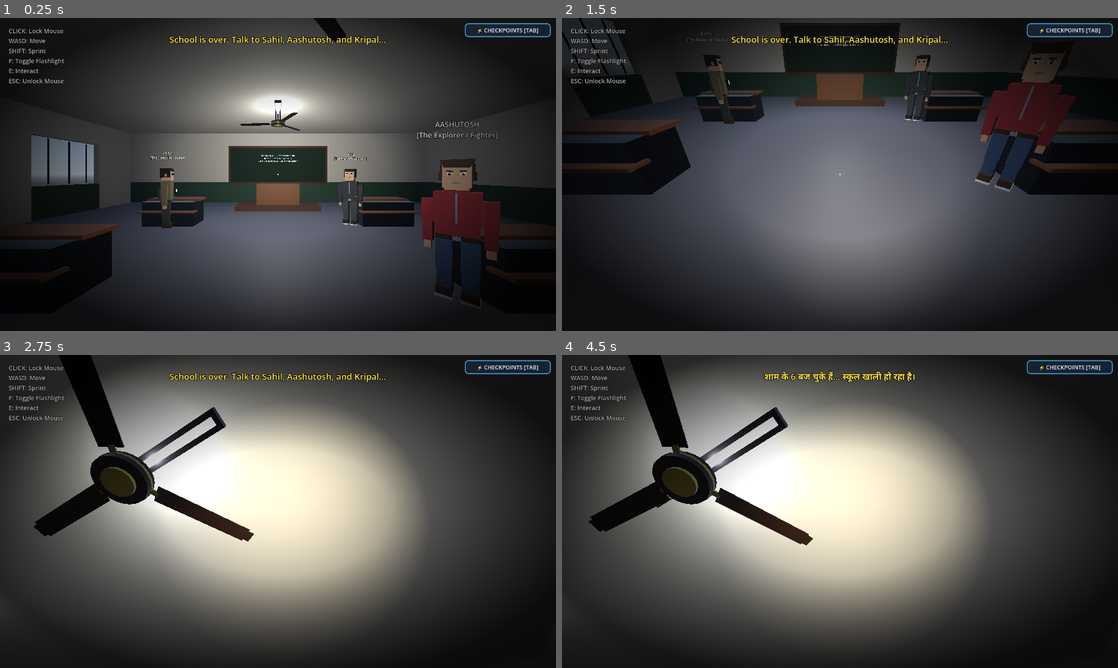
Above: before the commit, frames 1-4 (two rows, left to right).
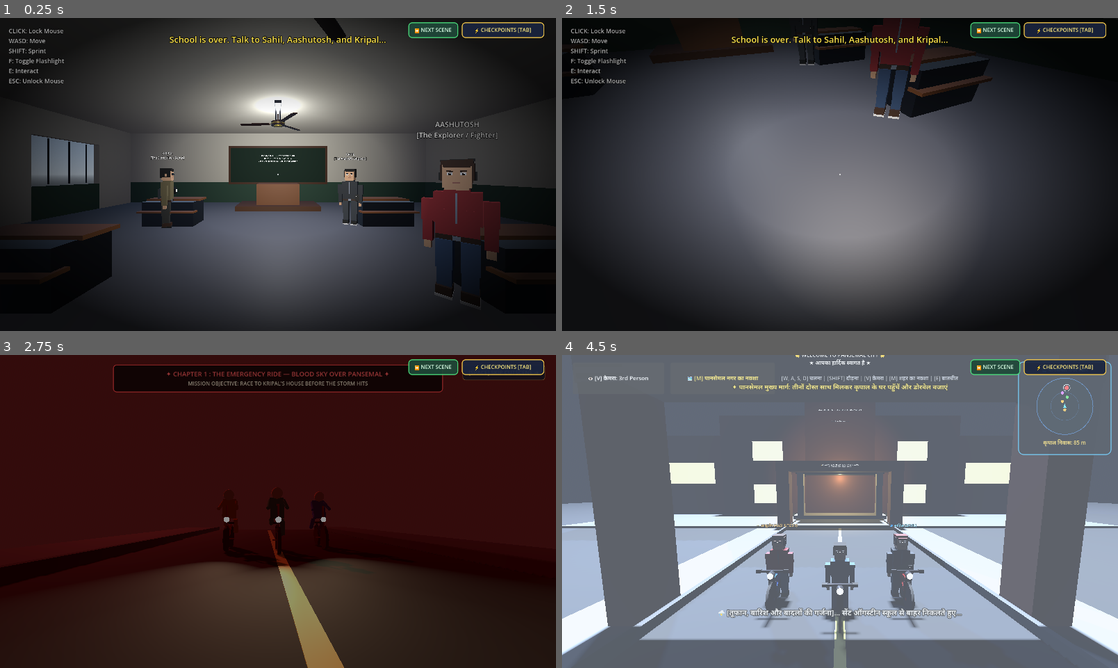
Above: after the commit, the same moments.

Repository: Sahil13092008/HorrorMission
Game: Godot game, scene res://scenes/classroom.tscn
Two runs of this game, one before a commit and one after it. Both use one fixed random seed, a clock stepped at 60 frames per second and the inputs below. Sound files missing from this copy of the repository are replaced by a short silence.
Inputs (mouse positions are in pixels of both pictures, inside the frame that each line leads up to):
- Up to frame 1 (0.25 s): no input
- Up to frame 2 (1.5 s): click "⚡ CHECKPOINTS [TAB]" at 0.5 s; click "✖ CLOSE / RESUME (वापस गेम मे…" (after the commit: "✖ RESUME GAME [ESC]") at 1.25 s
- Up to frame 3 (2.75 s): click (433, 367) at 2 s, where only the run after the commit has a clickable "⏩ NEXT SCENE"
- Up to frame 4 (4.5 s): click "⚡ CHECKPOINTS [TAB]" at 2.75 s; click "✖ CLOSE / RESUME (वापस गेम मे…" (after the commit: "✖ RESUME GAME [ESC]") at 3.5 s; click (995, 367) at 4.25 s, where only the run after the commit has a clickable "⏩ NEXT SCENE"

The runs differ from the first frame. In frame 1, 0.9% of the frame differs, in the area x 73-100%, y 1-7%; in frame 2, 22%; in frame 3, 78%; in frame 4, 94%, in the area x 0-100%, y 0-100%.

Commit message:
Fix phone call scene TSCN string parsing errors that caused fallback to Kripal POV, upgrade Checkpoints UI with always-visible HUD & quick next button

Diff:
--- a/scenes/phone_call_convo.tscn
+++ b/scenes/phone_call_convo.tscn
@@ -426,8 +426,7 @@
 [node name="RoomTag" type="Label3D" parent="Room_Aashutosh"]
 transform = Transform3D(1, 0, 0, 0, 1, 0, 0, 0, 1, 0, 2.6, -1.8)
 billboard = 1
-text = "👓 आशुतोष का कमरा (AASHUTOSH'S ROOM)
-[PANSEMAL — NIGHT 11:45 PM]"
+text = "👓 आशुतोष का कमरा (AASHUTOSH'S ROOM)\n(PANSEMAL — NIGHT 11:45 PM)"
 font_size = 20
 outline_size = 5
 modulate = Color(0.5, 0.8, 1.0, 1)
@@ -854,8 +853,7 @@
 [node name="RoomTag" type="Label3D" parent="Room_Player"]
 transform = Transform3D(1, 0, 0, 0, 1, 0, 0, 0, 1, 0, 2.6, -1.8)
 billboard = 1
-text = "🎒 तेरा कमरा (YOUR ROOM — PROTAGONIST)
-[PANSEMAL — NIGHT 11:45 PM]"
+text = "🎒 तेरा कमरा (YOUR ROOM — PROTAGONIST)\n(PANSEMAL — NIGHT 11:45 PM)"
 font_size = 20
 outline_size = 5
 modulate = Color(0.4, 0.9, 1.0, 1)
@@ -1232,8 +1230,7 @@
 [node name="RoomTag" type="Label3D" parent="Room_Sahil"]
 transform = Transform3D(1, 0, 0, 0, 1, 0, 0, 0, 1, 0, 2.6, -1.8)
 billboard = 1
-text = "🧢 साहिल का कमरा (SAHIL'S ROOM)
-[PANSEMAL — NIGHT 11:45 PM]"
+text = "🧢 साहिल का कमरा (SAHIL'S ROOM)\n(PANSEMAL — NIGHT 11:45 PM)"
 font_size = 20
 outline_size = 5
 modulate = Color(1.0, 0.85, 0.3, 1)
@@ -1717,11 +1714,7 @@
 layout_mode = 2
 theme_override_colors/font_color = Color(0.92, 0.95, 1.0, 1)
 theme_override_font_sizes/font_size = 14
-text = "• Two days have passed. The police searched outer Bhangarh but found zero trace of Kripal.
-• Kripal's mother and father are heartbroken, waiting anxiously at home.
-• The three friends have decided: they cannot leave Kripal behind!
-• Midnight rendezvous set at Sahil's car with high-power EMF meters and thermal gear.
-• Destination: Bhangarh Fort, Rajasthan — The Most Haunted Place in India."
+text = "• Two days have passed. The police searched outer Bhangarh but found zero trace of Kripal.\n• Kripal's mother and father are heartbroken, waiting anxiously at home.\n• The three friends have decided: they cannot leave Kripal behind!\n• Midnight rendezvous set at Sahil's car with high-power EMF meters and thermal gear.\n• Destination: Bhangarh Fort, Rajasthan — The Most Haunted Place in India."
 autowrap_mode = 2
 
 [node name="ProceedBtn" type="Button" parent="PhoneUI/ExpeditionCard/Margin/VBox"]
--- a/scripts/checkpoint_manager.gd
+++ b/scripts/checkpoint_manager.gd
@@ -2,219 +2,366 @@
 
 # ==============================================================
 # CHECKPOINT_MANAGER.GD
-# Global Autoload Singleton for Instant Checkpoints & Scene Skips
-# Allows the player to jump to any part of the story instantly,
-# skip scenes, or recover if ever stuck.
+# Global Autoload Singleton — Ultra User-Friendly Checkpoints & Skip
+# - Keyboard: [TAB], [C], [F1]
+# - Always-visible HUD Bar at Top-Center/Top-Right
+# - One-click "NEXT SCENE ⏩" quick jump
+# - Full Chapter Select with progress indicator & descriptions
 # ==============================================================
 
-var checkpoint_ui: Control
-var menu_panel: PanelContainer
-var toggle_btn: Button
 var is_menu_open: bool = false
 var prev_mouse_mode: Input.MouseMode = Input.MOUSE_MODE_VISIBLE
-
-# List of story checkpoints
-const CHECKPOINTS = [
-	{
+var prev_paused: bool = false
+
+var hud_container: HBoxContainer
+var toggle_btn: Button
+var quick_next_btn: Button
+var modal_overlay: ColorRect
+var modal_panel: PanelContainer
+var cards_vbox: VBoxContainer
+
+const CHAPTERS = [
+	{
+		"num": "1",
+		"icon": "🏫",
 		"id": "classroom",
-		"title": "🏫 1. Classroom (क्लासरूम — कृपाल गायब)",
-		"scene": "res://scenes/classroom.tscn",
-		"desc": "School classroom, realization Kripal is missing, cycle rush."
+		"title": "Classroom (क्लासरूम)",
+		"sub": "कृपाल की बेंच खाली, रहस्यमयी नोट, और दोस्तों की चर्चा",
+		"scene": "res://scenes/classroom.tscn"
 	},
 	{
+		"num": "2",
+		"icon": "🚲",
 		"id": "cycle_ride",
-		"title": "🚲 2. Cycle Ride (साइकिल राइड — सड़क का सफर)",
-		"scene": "res://scenes/cycle_ride.tscn",
-		"desc": "Bicycle ride with friends towards Kripal's house."
+		"title": "Cycle Ride (साइकिल राइड)",
+		"sub": "साइकिल उठाकर तूफानी शाम में कृपाल के घर की तरफ भागना",
+		"scene": "res://scenes/cycle_ride.tscn"
 	},
 	{
-		"id": "kripal_house",
-		"title": "🏠 3. Kripal's House (कृपाल का घर — मम्मी से बातचीत)",
-		"scene": "res://scenes/street_to_kripal.tscn",
-		"desc": "Street outside Kripal's house, talking to Kripal's worried mother."
+		"num": "3",
+		"icon": "🏠",
+		"id": "street_to_kripal",
+		"title": "Kripal's House (कृपाल का घर)",
+		"sub": "कृपाल के घर के बाहर रोती हुई आंटी से बातचीत व पुलिस प्लान",
+		"scene": "res://scenes/street_to_kripal.tscn"
 	},
 	{
+		"num": "4",
+		"icon": "🚔",
 		"id": "police_station",
-		"title": "🚔 4. Police Station (पुलिस स्टेशन — FIR दर्ज)",
-		"scene": "res://scenes/police_station.tscn",
-		"desc": "Pansemal Police Station, Inspector Sharma, official missing report."
+		"title": "Police Station (पानसेमल पुलिस स्टेशन)",
+		"sub": "थानेदार आर.के. शर्मा के सामने बैठना व आधिकारिक FIR दर्ज होना",
+		"scene": "res://scenes/police_station.tscn"
 	},
 	{
-		"id": "phone_call",
-		"title": "📞 5. 2 Days Later (२ दिन बाद — 3-Way Phone Call)",
-		"scene": "res://scenes/phone_call_convo.tscn",
-		"desc": "3 friends in their bedrooms on group phone call, Bhangarh decision."
+		"num": "5",
+		"icon": "📞",
+		"id": "phone_call_convo",
+		"title": "2 Days Later (२ दिन बाद — 3-Way Phone Call)",
+		"sub": "तीनों दोस्त अपने-अपने कमरों से फ़ोन कॉन्फ्रेंस पर — भानगढ़ का फैसला",
+		"scene": "res://scenes/phone_call_convo.tscn"
 	},
 	{
+		"num": "6",
+		"icon": "🏰",
 		"id": "bhangarh_ruins",
-		"title": "🏰 6. Bhangarh Ruins (भानगढ़ खंडहर — Chapter 2)",
-		"scene": "res://scenes/bhangarh_ruins.tscn",
-		"desc": "Expedition starts at Bhangarh Fort ruins at midnight."
+		"title": "Bhangarh Ruins (भानगढ़ खंडहर — Chapter 2)",
+		"sub": "मध्यरात्रि में भानगढ़ के खंडहरों में कृपाल की खोज का मिशन",
+		"scene": "res://scenes/bhangarh_ruins.tscn"
 	}
 ]
 
 func _ready() -> void:
-	layer = 120 # Above all other HUDs
-	process_mode = Node.PROCESS_MODE_ALWAYS # Runs even when paused
-
-	build_ui()
-
-func build_ui() -> void:
-	checkpoint_ui = Control.new()
-	checkpoint_ui.name = "CheckpointRoot"
-	checkpoint_ui.anchors_preset = Control.PRESET_FULL_RECT
-	checkpoint_ui.anchor_right = 1.0
-	checkpoint_ui.anchor_bottom = 1.0
-	checkpoint_ui.mouse_filter = Control.MOUSE_FILTER_IGNORE
-	add_child(checkpoint_ui)
-
-	# Top-Right Floating Fast-Travel Button
+	layer = 125 # Topmost UI layer
+	process_mode = Node.PROCESS_MODE_ALWAYS
+
+	build_hud()
+	build_modal()
+
+func build_hud() -> void:
+	var hud_root = Control.new()
+	hud_root.name = "HUD_Root"
+	hud_root.anchors_preset = Control.PRESET_FULL_RECT
+	hud_root.anchor_right = 1.0
+	hud_root.anchor_bottom = 1.0
+	hud_root.mouse_filter = Control.MOUSE_FILTER_IGNORE
+	add_child(hud_root)
+
+	# Top Right HUD Action Bar
+	hud_container = HBoxContainer.new()
+	hud_container.anchors_preset = Control.PRESET_TOP_RIGHT
+	hud_container.anchor_left = 1.0
+	hud_container.anchor_right = 1.0
+	hud_container.offset_left = -340
+	hud_container.offset_top = 10
+	hud_container.offset_right = -10
+	hud_container.offset_bottom = 46
+	hud_container.add_theme_constant_override("separation", 8)
+	hud_root.add_child(hud_container)
+
+	# 1. Quick Next Scene button
+	quick_next_btn = Button.new()
+	quick_next_btn.text = "⏩ NEXT SCENE"
+	quick_next_btn.tooltip_text = "सीधे अगले सीन पर स्किप करें (Fast Skip to Next Chapter)"
+	quick_next_btn.custom_minimum_size = Vector2(115, 36)
+	quick_next_btn.focus_mode = Control.FOCUS_NONE
+
+	var q_style = StyleBoxFlat.new()
+	q_style.bg_color = Color(0.12, 0.28, 0.22, 0.92)
+	q_style.border_width_left = 2
+	q_style.border_width_top = 2
+	q_style.border_width_right = 2
+	q_style.border_width_bottom = 2
+	q_style.border_color = Color(0.3, 0.9, 0.5, 0.9)
+	q_style.corner_radius_top_left = 8
+	q_style.corner_radius_top_right = 8
+	q_style.corner_radius_bottom_right = 8
+	q_style.corner_radius_bottom_left = 8
+	quick_next_btn.add_theme_stylebox_override("normal", q_style)
+
+	var q_hover = q_style.duplicate()
+	q_hover.bg_color = Color(0.18, 0.45, 0.32, 1.0)
+	q_hover.border_color = Color(0.5, 1.0, 0.7, 1.0)
+	quick_next_btn.add_theme_stylebox_override("hover", q_hover)
+	quick_next_btn.add_theme_color_override("font_color", Color(0.85, 1.0, 0.9))
+	quick_next_btn.add_theme_font_size_override("font_size", 12)
+	quick_next_btn.pressed.connect(jump_to_next_scene)
+	hud_container.add_child(quick_next_btn)
+
+	# 2. Checkpoints Menu button
 	toggle_btn = Button.new()
 	toggle_btn.text = "⚡ CHECKPOINTS [TAB]"
-	toggle_btn.tooltip_text = "Press [TAB] or click to jump to any chapter/checkpoint"
-	toggle_btn.anchors_preset = Control.PRESET_TOP_RIGHT
-	toggle_btn.anchor_left = 1.0
-	toggle_btn.anchor_right = 1.0
-	toggle_btn.offset_left = -210
-	toggle_btn.offset_top = 12
-	toggle_btn.offset_right = -12
-	toggle_btn.offset_bottom = 44
+	toggle_btn.tooltip_text = "सारे चैप्टर्स की लिस्ट खोलें (Open All Story Checkpoints)"
+	toggle_btn.custom_minimum_size = Vector2(190, 36)
 	toggle_btn.focus_mode = Control.FOCUS_NONE
 
-	# Style for Toggle Button
-	var btn_style = StyleBoxFlat.new()
-	btn_style.bg_color = Color(0.1, 0.14, 0.22, 0.88)
-	btn_style.border_width_left = 2
-	btn_style.border_width_top = 2
-	btn_style.border_width_right = 2
-	btn_style.border_width_bottom = 2
-	btn_style.border_color = Color(0.3, 0.8, 1.0, 0.8)
-	btn_style.corner_radius_top_left = 8
-	btn_style.corner_radius_top_right = 8
-	btn_style.corner_radius_bottom_right = 8
-	btn_style.corner_radius_bottom_left = 8
-	toggle_btn.add_theme_stylebox_override("normal", btn_style)
-
-	var btn_hover = btn_style.duplicate()
-	btn_hover.bg_color = Color(0.2, 0.35, 0.55, 0.95)
-	btn_hover.border_color = Color(0.5, 1.0, 0.5, 1.0)
-	toggle_btn.add_theme_stylebox_override("hover", btn_hover)
-
-	toggle_btn.add_theme_color_override("font_color", Color(0.9, 0.95, 1.0))
-	toggle_btn.add_theme_font_size_override("font_size", 13)
+	var t_style = StyleBoxFlat.new()
+	t_style.bg_color = Color(0.10, 0.14, 0.24, 0.92)
+	t_style.border_width_left = 2
+	t_style.border_width_top = 2
+	t_style.border_width_right = 2
+	t_style.border_width_bottom = 2
+	t_style.border_color = Color(1.0, 0.82, 0.3, 0.9)
+	t_style.corner_radius_top_left = 8
+	t_style.corner_radius_top_right = 8
+	t_style.corner_radius_bottom_right = 8
+	t_style.corner_radius_bottom_left = 8
+	toggle_btn.add_theme_stylebox_override("normal", t_style)
+
+	var t_hover = t_style.duplicate()
+	t_hover.bg_color = Color(0.22, 0.32, 0.52, 1.0)
+	t_hover.border_color = Color(1.0, 0.95, 0.5, 1.0)
+	toggle_btn.add_theme_stylebox_override("hover", t_hover)
+	toggle_btn.add_theme_color_override("font_color", Color(1.0, 0.92, 0.5))
+	toggle_btn.add_theme_font_size_override("font_size", 12)
 	toggle_btn.pressed.connect(toggle_menu)
-	checkpoint_ui.add_child(toggle_btn)
-
-	# Modal Checkpoint Dialog
-	menu_panel = PanelContainer.new()
-	menu_panel.anchors_preset = Control.PRESET_CENTER
-	menu_panel.anchor_left = 0.5
-	menu_panel.anchor_top = 0.5
-	menu_panel.anchor_right = 0.5
-	menu_panel.anchor_bottom = 0.5
-	menu_panel.offset_left = -280
-	menu_panel.offset_top = -240
-	menu_panel.offset_right = 280
-	menu_panel.offset_bottom = 240
-	menu_panel.visible = false
-
-	var panel_style = StyleBoxFlat.new()
-	panel_style.bg_color = Color(0.06, 0.08, 0.12, 0.96)
-	panel_style.border_width_left = 2
-	panel_style.border_width_top = 2
-	panel_style.border_width_right = 2
-	panel_style.border_width_bottom = 2
-	panel_style.border_color = Color(1.0, 0.75, 0.2, 0.9)
-	panel_style.corner_radius_top_left = 12
-	panel_style.corner_radius_top_right = 12
-	panel_style.corner_radius_bottom_right = 12
-	panel_style.corner_radius_bottom_left = 12
-	panel_style.shadow_size = 20
-	panel_style.shadow_color = Color(0, 0, 0, 0.8)
-	menu_panel.add_theme_stylebox_override("panel", panel_style)
+	hud_container.add_child(toggle_btn)
+
+func build_modal() -> void:
+	modal_overlay = ColorRect.new()
+	modal_overlay.name = "ModalOverlay"
+	modal_overlay.anchors_preset = Control.PRESET_FULL_RECT
+	modal_overlay.anchor_right = 1.0
+	modal_overlay.anchor_bottom = 1.0
+	modal_overlay.color = Color(0, 0, 0, 0.75)
+	modal_overlay.visible = false
+	modal_overlay.mouse_filter = Control.MOUSE_FILTER_STOP
+	add_child(modal_overlay)
+
+	# Modal Center Card
+	modal_panel = PanelContainer.new()
+	modal_panel.anchors_preset = Control.PRESET_CENTER
+	modal_panel.anchor_left = 0.5
+	modal_panel.anchor_top = 0.5
+	modal_panel.anchor_right = 0.5
+	modal_panel.anchor_bottom = 0.5
+	modal_panel.offset_left = -340
+	modal_panel.offset_top = -280
+	modal_panel.offset_right = 340
+	modal_panel.offset_bottom = 280
+
+	var p_style = StyleBoxFlat.new()
+	p_style.bg_color = Color(0.07, 0.09, 0.14, 0.98)
+	p_style.border_width_left = 3
+	p_style.border_width_top = 3
+	p_style.border_width_right = 3
+	p_style.border_width_bottom = 3
+	p_style.border_color = Color(1.0, 0.8, 0.25, 0.95)
+	p_style.corner_radius_top_left = 14
+	p_style.corner_radius_top_right = 14
+	p_style.corner_radius_bottom_right = 14
+	p_style.corner_radius_bottom_left = 14
+	p_style.shadow_size = 28
+	p_style.shadow_color = Color(0, 0, 0, 0.9)
+	modal_panel.add_theme_stylebox_override("panel", p_style)
+	modal_overlay.add_child(modal_panel)
 
 	var margin = MarginContainer.new()
-	margin.add_theme_constant_override("margin_left", 20)
+	margin.add_theme_constant_override("margin_left", 22)
 	margin.add_theme_constant_override("margin_top", 18)
-	margin.add_theme_constant_override("margin_right", 20)
+	margin.add_theme_constant_override("margin_right", 22)
 	margin.add_theme_constant_override("margin_bottom", 18)
-	menu_panel.add_child(margin)
-
-	var vbox = VBoxContainer.new()
-	vbox.add_theme_constant_override("separation", 10)
-	margin.add_child(vbox)
-
+	modal_panel.add_child(margin)
+
+	var main_vbox = VBoxContainer.new()
+	main_vbox.add_theme_constant_override("separation", 10)
+	margin.add_child(main_vbox)
+
+	# Header
 	var title = Label.new()
-	title.text = "📍 STORY CHECKPOINTS (स्टोरी चेकपॉइंट्स)"
+	title.text = "⚡ STORY CHECKPOINTS & FAST-TRAVEL"
 	title.horizontal_alignment = HORIZONTAL_ALIGNMENT_CENTER
 	title.add_theme_color_override("font_color", Color(1.0, 0.85, 0.3))
-	title.add_theme_font_size_override("font_size", 18)
-	vbox.add_child(title)
-
-	var hint = Label.new()
-	hint.text = "किसी भी सीन या अपडेट को सीधे टेस्ट करने के लिए चुनें:"
-	hint.horizontal_alignment = HORIZONTAL_ALIGNMENT_CENTER
-	hint.add_theme_color_override("font_color", Color(0.75, 0.85, 0.95))
-	hint.add_theme_font_size_override("font_size", 12)
-	vbox.add_child(hint)
-
-	var sep = HSeparator.new()
-	vbox.add_child(sep)
-
-	# Buttons for each checkpoint
-	for cp in CHECKPOINTS:
-		var cp_btn = Button.new()
-		cp_btn.text = cp["title"]
-		cp_btn.tooltip_text = cp["desc"]
-		cp_btn.alignment = HORIZONTAL_ALIGNMENT_LEFT
-		cp_btn.custom_minimum_size = Vector2(0, 36)
-		cp_btn.focus_mode = Control.FOCUS_NONE
-
-		var bstyle = StyleBoxFlat.new()
-		bstyle.bg_color = Color(0.12, 0.16, 0.24, 0.9)
-		bstyle.border_width_left = 1
-		bstyle.border_width_top = 1
-		bstyle.border_width_right = 1
-		bstyle.border_width_bottom = 1
-		bstyle.border_color = Color(0.3, 0.5, 0.7, 0.6)
-		bstyle.corner_radius_top_left = 6
-		bstyle.corner_radius_top_right = 6
-		bstyle.corner_radius_bottom_right = 6
-		bstyle.corner_radius_bottom_left = 6
-		cp_btn.add_theme_stylebox_override("normal", bstyle)
-
-		var bhover = bstyle.duplicate()
-		bhover.bg_color = Color(0.2, 0.45, 0.7, 1.0)
-		bhover.border_color = Color(0.4, 0.9, 1.0, 1.0)
-		cp_btn.add_theme_stylebox_override("hover", bhover)
-
-		var scene_path = cp["scene"]
-		cp_btn.pressed.connect(func(): jump_to_scene(scene_path))
-		vbox.add_child(cp_btn)
-
-	var sep2 = HSeparator.new()
-	vbox.add_child(sep2)
+	title.add_theme_font_size_override("font_size", 20)
+	main_vbox.add_child(title)
+
+	var sub_title = Label.new()
+	sub_title.text = "किसी भी सीन को तुरंत टेस्ट करने या नए अपडेट देखने के लिए चुनें:"
+	sub_title.horizontal_alignment = HORIZONTAL_ALIGNMENT_CENTER
+	sub_title.add_theme_color_override("font_color", Color(0.75, 0.85, 0.95))
+	sub_title.add_theme_font_size_override("font_size", 13)
+	main_vbox.add_child(sub_title)
+
+	main_vbox.add_child(HSeparator.new())
+
+	# Scrollable List of Checkpoint Cards
+	var scroll = ScrollContainer.new()
+	scroll.custom_minimum_size = Vector2(0, 340)
+	scroll.size_flags_vertical = Control.SIZE_EXPAND_FILL
+	main_vbox.add_child(scroll)
+
+	cards_vbox = VBoxContainer.new()
+	cards_vbox.size_flags_horizontal = Control.SIZE_EXPAND_FILL
+	cards_vbox.add_theme_constant_override("separation", 8)
+	scroll.add_child(cards_vbox)
+
+	populate_cards()
+
+	main_vbox.add_child(HSeparator.new())
+
+	# Bottom Controls: Restart Scene & Close
+	var bottom_hbox = HBoxContainer.new()
+	bottom_hbox.add_theme_constant_override("separation", 12)
+	main_vbox.add_child(bottom_hbox)
+
+	var reload_btn = Button.new()
+	reload_btn.text = "🔄 RESTART CURRENT SCENE"
+	reload_btn.size_flags_horizontal = Control.SIZE_EXPAND_FILL
+	reload_btn.custom_minimum_size = Vector2(0, 36)
+	reload_btn.focus_mode = Control.FOCUS_NONE
+	var r_style = StyleBoxFlat.new()
+	r_style.bg_color = Color(0.18, 0.22, 0.32, 0.9)
+	r_style.corner_radius_top_left = 6
+	r_style.corner_radius_top_right = 6
+	r_style.corner_radius_bottom_right = 6
+	r_style.corner_radius_bottom_left = 6
+	reload_btn.add_theme_stylebox_override("normal", r_style)
+	reload_btn.pressed.connect(func():
+		close_menu()
+		get_tree().reload_current_scene()
+	)
+	bottom_hbox.add_child(reload_btn)
 
 	var close_btn = Button.new()
-	close_btn.text = "✖ CLOSE / RESUME (वापस गेम में जाएं)"
-	close_btn.custom_minimum_size = Vector2(0, 34)
+	close_btn.text = "✖ RESUME GAME [ESC]"
+	close_btn.size_flags_horizontal = Control.SIZE_EXPAND_FILL
+	close_btn.custom_minimum_size = Vector2(0, 36)
 	close_btn.focus_mode = Control.FOCUS_NONE
-
-	var cstyle = StyleBoxFlat.new()
-	cstyle.bg_color = Color(0.4, 0.12, 0.12, 0.9)
-	cstyle.corner_radius_top_left = 6
-	cstyle.corner_radius_top_right = 6
-	cstyle.corner_radius_bottom_right = 6
-	cstyle.corner_radius_bottom_left = 6
-	close_btn.add_theme_stylebox_override("normal", cstyle)
+	var c_style = StyleBoxFlat.new()
+	c_style.bg_color = Color(0.45, 0.14, 0.14, 0.9)
+	c_style.corner_radius_top_left = 6
+	c_style.corner_radius_top_right = 6
+	c_style.corner_radius_bottom_right = 6
+	c_style.corner_radius_bottom_left = 6
+	close_btn.add_theme_stylebox_override("normal", c_style)
 	close_btn.pressed.connect(close_menu)
-	vbox.add_child(close_btn)
-
-	checkpoint_ui.add_child(menu_panel)
+	bottom_hbox.add_child(close_btn)
+
+func populate_cards() -> void:
+	for child in cards_vbox.get_children():
+		child.queue_free()
+
+	var current_scene_path: String = ""
+	var cur = get_tree().current_scene
+	if cur:
+		current_scene_path = cur.scene_file_path
+
+	for ch in CHAPTERS:
+		var is_current = (ch["scene"] == current_scene_path)
+
+		var card = PanelContainer.new()
+		var card_style = StyleBoxFlat.new()
+		card_style.bg_color = Color(0.14, 0.18, 0.26, 0.95) if not is_current else Color(0.18, 0.32, 0.45, 0.98)
+		card_style.border_width_left = 2
+		card_style.border_width_top = 2
+		card_style.border_width_right = 2
+		card_style.border_width_bottom = 2
+		card_style.border_color = Color(0.3, 0.8, 1.0, 0.9) if is_current else Color(0.2, 0.35, 0.5, 0.5)
+		card_style.corner_radius_top_left = 8
+		card_style.corner_radius_top_right = 8
+		card_style.corner_radius_bottom_right = 8
+		card_style.corner_radius_bottom_left = 8
+		card.add_theme_stylebox_override("panel", card_style)
+
+		var card_margin = MarginContainer.new()
+		card_margin.add_theme_constant_override("margin_left", 12)
+		card_margin.add_theme_constant_override("margin_top", 8)
+		card_margin.add_theme_constant_override("margin_right", 12)
+		card_margin.add_theme_constant_override("margin_bottom", 8)
+		card.add_child(card_margin)
+
+		var hbox = HBoxContainer.new()
+		hbox.add_theme_constant_override("separation", 14)
+		card_margin.add_child(hbox)
+
+		# Icon & Number
+		var num_lbl = Label.new()
+		num_lbl.text = "%s %s." % [ch["icon"], ch["num"]]
+		num_lbl.add_theme_font_size_override("font_size", 20)
+		num_lbl.custom_minimum_size = Vector2(48, 0)
+		hbox.add_child(num_lbl)
+
+		# Text Details
+		var text_vbox = VBoxContainer.new()
+		text_vbox.size_flags_horizontal = Control.SIZE_EXPAND_FILL
+		text_vbox.add_theme_constant_override("separation", 2)
+		hbox.add_child(text_vbox)
+
+		var title_lbl = Label.new()
+		title_lbl.text = ch["title"] + (" [CURRENT SCENE]" if is_current else "")
+		title_lbl.add_theme_color_override("font_color", Color(0.3, 1.0, 0.6) if is_current else Color(1.0, 0.9, 0.5))
+		title_lbl.add_theme_font_size_override("font_size", 14)
+		text_vbox.add_child(title_lbl)
+
+		var desc_lbl = Label.new()
+		desc_lbl.text = ch["sub"]
+		desc_lbl.add_theme_color_override("font_color", Color(0.7, 0.8, 0.9, 0.85))
+		desc_lbl.add_theme_font_size_override("font_size", 11)
+		text_vbox.add_child(desc_lbl)
+
+		# Jump Button
+		var jump_btn = Button.new()
+		jump_btn.text = "PLAY ➔" if not is_current else "RELOAD 🔄"
+		jump_btn.custom_minimum_size = Vector2(100, 32)
+		jump_btn.focus_mode = Control.FOCUS_NONE
+
+		var j_style = StyleBoxFlat.new()
+		j_style.bg_color = Color(0.18, 0.45, 0.3, 0.9) if is_current else Color(0.15, 0.35, 0.6, 0.9)
+		j_style.corner_radius_top_left = 6
+		j_style.corner_radius_top_right = 6
+		j_style.corner_radius_bottom_right = 6
+		j_style.corner_radius_bottom_left = 6
+		jump_btn.add_theme_stylebox_override("normal", j_style)
+
+		var scene_to_load = ch["scene"]
+		jump_btn.pressed.connect(func(): jump_to_scene(scene_to_load))
+		hbox.add_child(jump_btn)
+
+		cards_vbox.add_child(card)
 
 func _unhandled_input(event: InputEvent) -> void:
 	if event is InputEventKey and event.pressed and not event.echo:
-		if event.keycode == KEY_TAB or event.keycode == KEY_F1:
+		if event.keycode == KEY_TAB or event.keycode == KEY_C or event.keycode == KEY_F1:
 			toggle_menu()
 		elif event.keycode == KEY_ESCAPE and is_menu_open:
 			close_menu()
@@ -229,14 +376,17 @@
 	is_menu_open = true
 	prev_mouse_mode = Input.mouse_mode
 	Input.mouse_mode = Input.MOUSE_MODE_VISIBLE
-	menu_panel.visible = true
-	menu_panel.modulate.a = 0.0
+
+	populate_cards()
+
+	modal_overlay.visible = true
+	modal_panel.modulate.a = 0.0
 	var tw = create_tween()
-	tw.tween_property(menu_panel, "modulate:a", 1.0, 0.2)
+	tw.tween_property(modal_panel, "modulate:a", 1.0, 0.18)
 
 func close_menu() -> void:
 	is_menu_open = false
-	menu_panel.visible = false
+	modal_overlay.visible = false
 	if prev_mouse_mode == Input.MOUSE_MODE_CAPTURED:
 		Input.mouse_mode = Input.MOUSE_MODE_CAPTURED
 
@@ -244,15 +394,28 @@
 	close_menu()
 	Input.mouse_mode = Input.MOUSE_MODE_VISIBLE
 
-	# Verify target exists
 	if not ResourceLoader.exists(scene_path):
-		print("ERROR: Scene does not exist: ", scene_path)
+		print("ERROR: Scene file not found: ", scene_path)
 		return
 
-	print("Fast-traveling to checkpoint scene: ", scene_path)
+	print("Checkpoint jump to: ", scene_path)
 	var err = get_tree().change_scene_to_file(scene_path)
 	if err != OK:
-		print("change_scene_to_file failed with error %d, trying packed scene..." % err)
+		print("change_scene_to_file returned error %d, attempting PackedScene..." % err)
 		var ps = ResourceLoader.load(scene_path) as PackedScene
 		if ps:
 			get_tree().change_scene_to_packed(ps)
+
+func jump_to_next_scene() -> void:
+	var cur = get_tree().current_scene
+	var current_path = cur.scene_file_path if cur else ""
+
+	var next_index: int = 0
+	for i in range(CHAPTERS.size()):
+		if CHAPTERS[i]["scene"] == current_path:
+			next_index = (i + 1) % CHAPTERS.size()
+			break
+
+	var target = CHAPTERS[next_index]["scene"]
+	print("Quick skipping to next scene: ", target)
+	jump_to_scene(target)
--- a/scripts/police_station.gd
+++ b/scripts/police_station.gd
@@ -447,8 +447,10 @@
 		if ps:
 			get_tree().change_scene_to_packed(ps)
 		else:
-			print("Critical: Could not load phone_call_convo.tscn, falling back to bhangarh_ruins.tscn")
-			get_tree().change_scene_to_file("res://scenes/bhangarh_ruins.tscn")
+			print("Critical: Could not load phone_call_convo.tscn: ", err)
+			if start_call_btn:
+				start_call_btn.disabled = false
+				start_call_btn.text = "⚠️ RETRY LOADING PHONE CALL ➔"
 
 func _on_start_chapter2_pressed() -> void:
 	if start_chapter2_btn:
